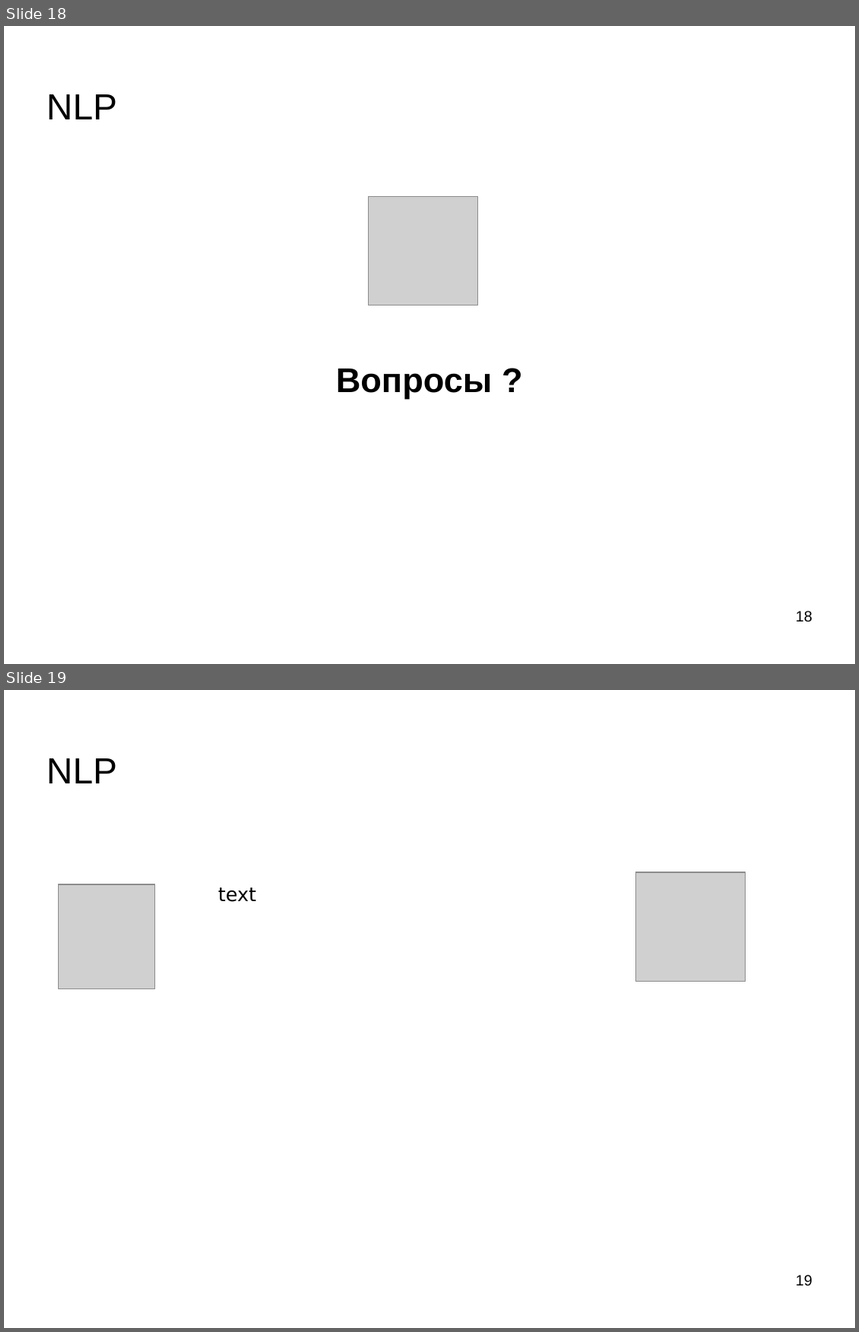
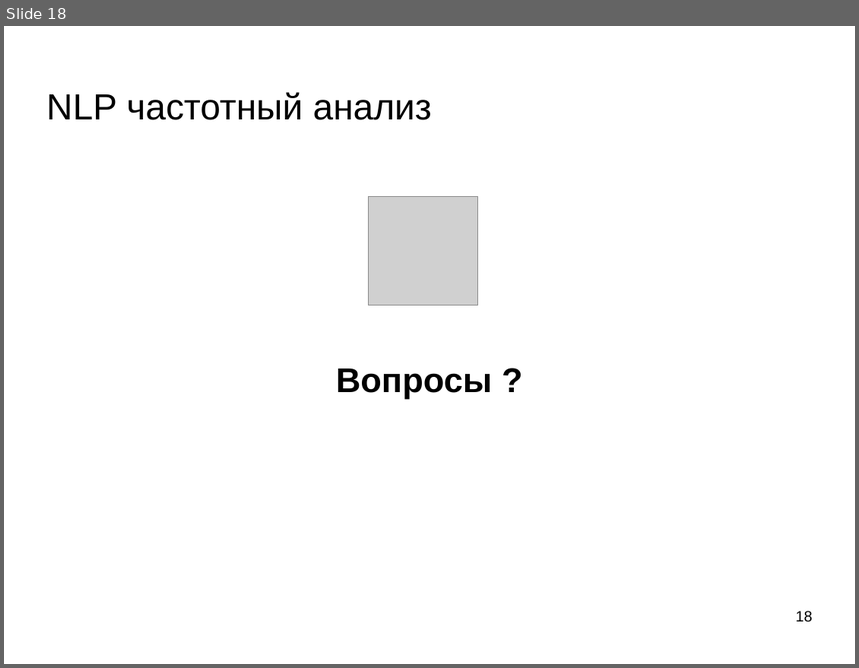
Before and after one commit to mechanoid5/ml_lectorium_legacy, a slide deck: 13-text-proc.odp. Shown one above the other, each under a label of ours: slides 18 and 19 before the commit, slide 18 after it. The pictures are 859x1332 and 859x668 pixels, drawn with LibreOffice and Linux fonts; fonts in the diff are those of the drawing; grey boxes stand for pictures; background and template pictures are left out. Boxes give left, top, right and bottom in pixels: in the first picture for what was removed or moved away, otherwise in the second. Text is boxed around its words. In the diff, an @@ line names an element or a change of style, - is before the commit and + after.

```diff
--- a/13-text-proc.odp
+++ b/13-text-proc.odp
@@ slide 19 removed at [4, 690, 855, 1328], background picture (left out) @@
@@ title removed at [47, 758, 117, 783] @@
-NLP
@@ picture removed at [59, 885, 155, 989] @@
@@ text removed at [218, 888, 256, 902] @@
-text
@@ picture removed at [636, 872, 747, 982] @@
@@ page number removed at [796, 1275, 813, 1286] @@
-19
@@ slide 18 changed as well @@
@@ title at [47, 92, 432, 120]: text changed @@
-NLP
+NLP частотный анализ
```
Also in this commit, not shown: 16 other slides changed, 1 slide added, 4 other files.
